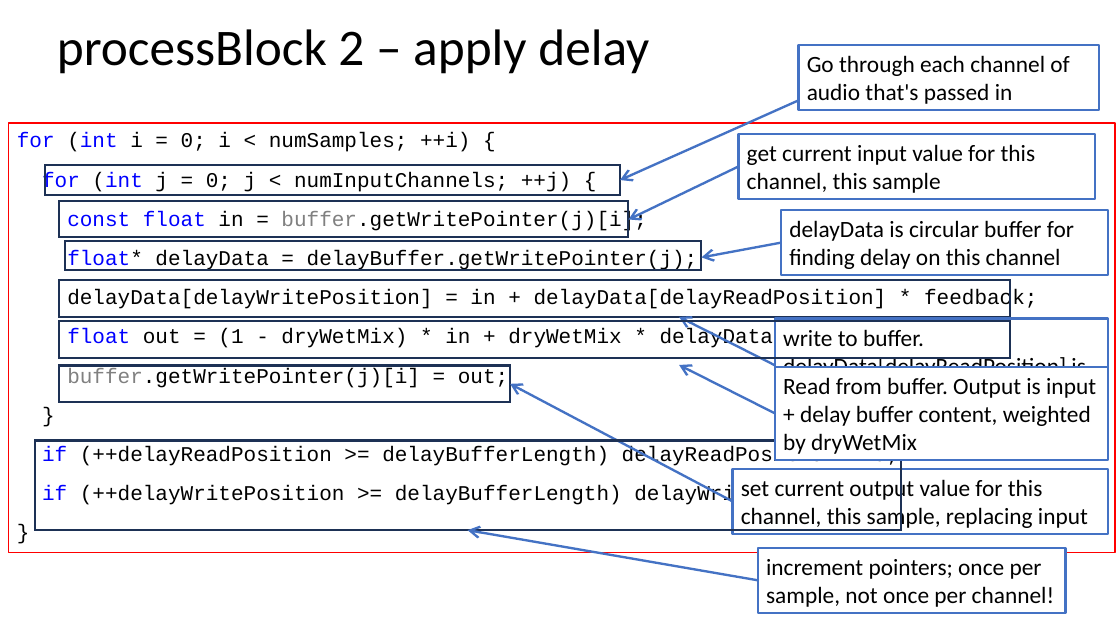
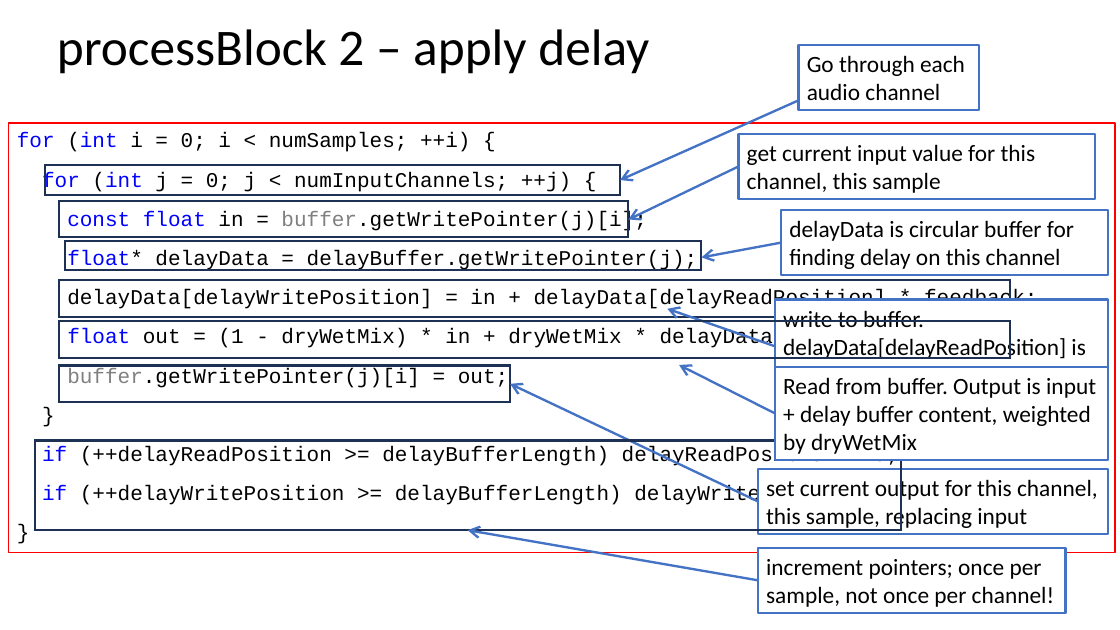
Before and after one commit to joshreiss/Audio-programming-with-VST-and-JUCE, a slide deck: slide 20 of 03 - Delay effects/A - Delay/Delay.pptx (slide 21 before the commit). Drawn at 1120x630 pixels with LibreOffice and Linux fonts; fonts in the diff are those of the drawing. Boxes give left, top, right and bottom in pixels: in the first picture for what was removed or moved away, otherwise in the second. Text is boxed around its words. In the diff, an @@ line names an element or a change of style, - is before the commit and + after.

Commit message:
updates to delay, vibrato

```diff
--- a/03 - Delay effects/A - Delay/Delay.pptx
+++ b/03 - Delay effects/A - Delay/Delay.pptx
@@ rectangle "Go through each audio channel": place and size @@
-rectangle "Go through each audio channel" at (799, 45, 1100, 110)
+rectangle "Go through each audio channel" at (799, 45, 980, 110)
@@ text in rectangle at (807, 55, 965, 100): text changed @@
-Go through each channel of audio that's passed in
+Go through each audio channel
@@ arrow moved from (679, 317) - (776, 365) to (667, 309) - (776, 346) @@
@@ rectangle "write to buffer. delayData[delayReadPosition] is ...": place and size @@
-rectangle "write to buffer. delayData[delayReadPosition] is ..." at (776, 318, 1109, 412)
+rectangle "write to buffer. delayData[delayReadPosition] is ..." at (776, 300, 1109, 393)
@@ arrow moved from (510, 384) - (733, 502) to (510, 384) - (758, 502) @@
@@ rectangle "set current output for this ...": place and size @@
-rectangle "set current output for this ..." at (733, 469, 1108, 534)
+rectangle "set current output for this ..." at (758, 469, 1108, 534)
@@ text in rectangle at (766, 476, 1098, 530): text changed @@
-set current output value for this channel, this sample, replacing input
+set current output for this channel, this sample, replacing input
```
Also in this commit, not shown: 5 other slides changed, 1 slide removed, 35 other files.
